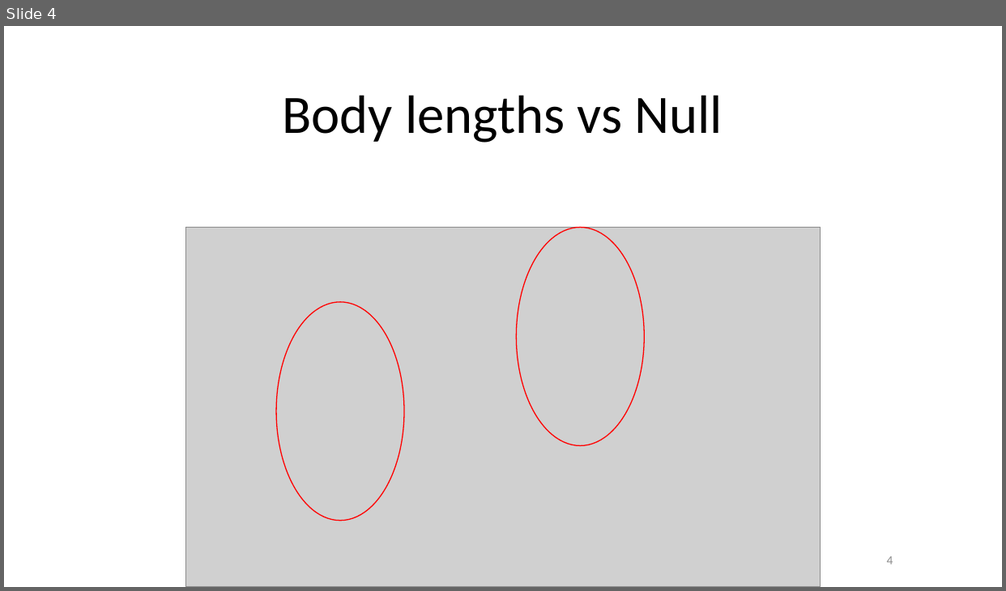
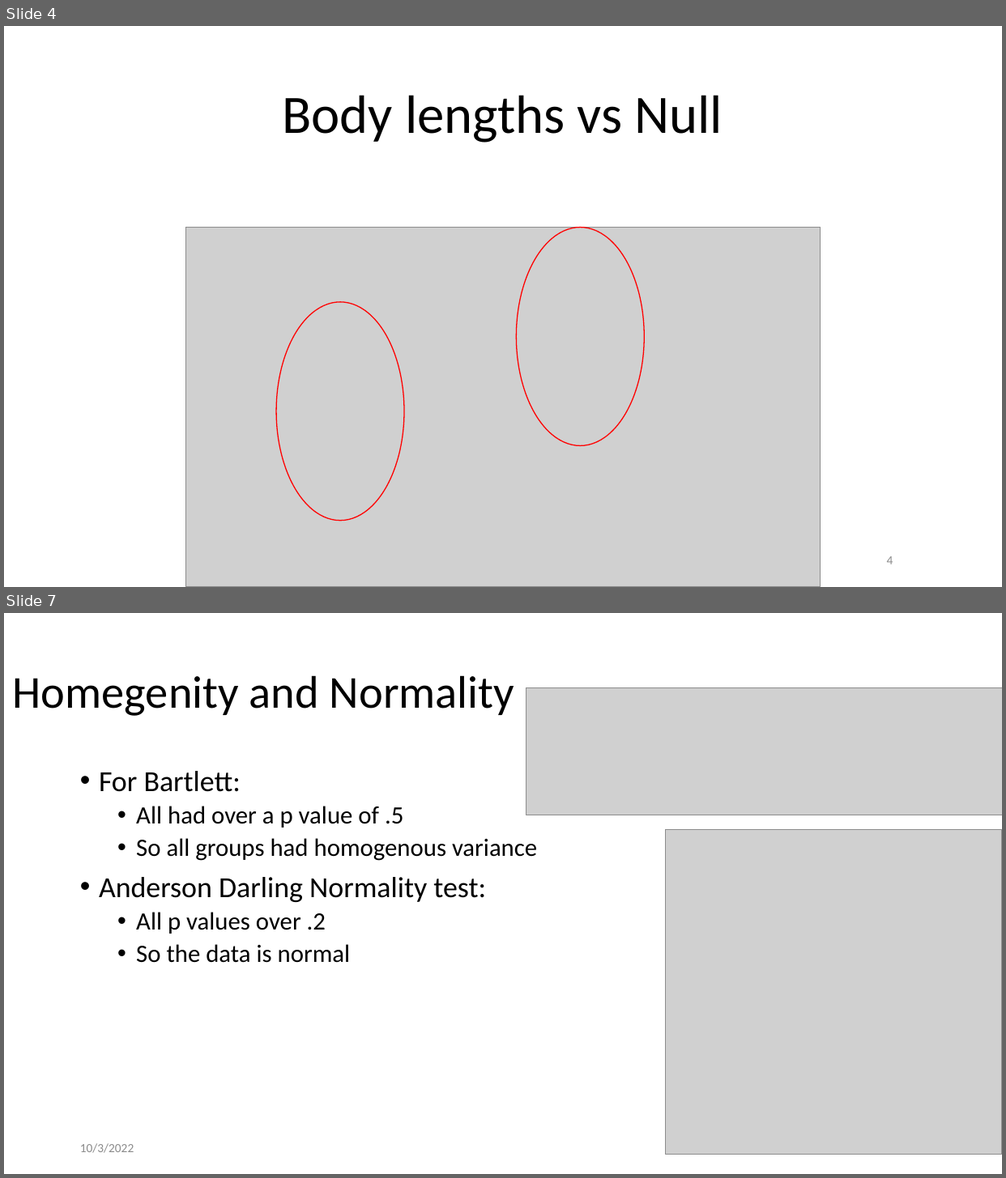
Before and after one commit to kiperry/Ohio_Bees, a slide deck: Changes I have made for local analysis.pptx. Shown one above the other, each under a label of ours: slide 4 before the commit, slides 4 and 7 after it; the slides between them are not shown. The pictures are 1006x591 and 1006x1178 pixels, drawn with LibreOffice and Linux fonts; fonts in the diff are those of the drawing; grey boxes stand for pictures. Boxes give left, top, right and bottom in pixels: in the first picture for what was removed or moved away, otherwise in the second. Text is boxed around its words. In the diff, an @@ line names an element or a change of style, - is before the commit and + after.

```diff
--- a/Changes I have made for local analysis.pptx
+++ b/Changes I have made for local analysis.pptx
@@ slide 7 added at [4,613,1002,1174], background #FFFFFF @@
@@ title added at [13,675,514,716], 44 pt, text #000000 @@
+Homegenity and Normality
@@ picture added at [526,688,1002,815] @@
@@ text added at [99,771,537,963], 24 pt, text #000000 @@
+• For Bartlett:
+  • All had over a p value of .5
+  • So all groups had homogenous variance
+• Anderson Darling Normality test:
+  • All p values over .2
+  • So the data is normal
@@ picture added at [665,829,1002,1154] @@
@@ text added at [80,1144,134,1153], 12 pt, text #8C8C8C @@
+10/3/2022
@@ page number added at [919,1154,926,1157], 12 pt, text #8C8C8C @@
+7
```
Also in this commit, not shown: 3 slides changed, 2 other slides added.
